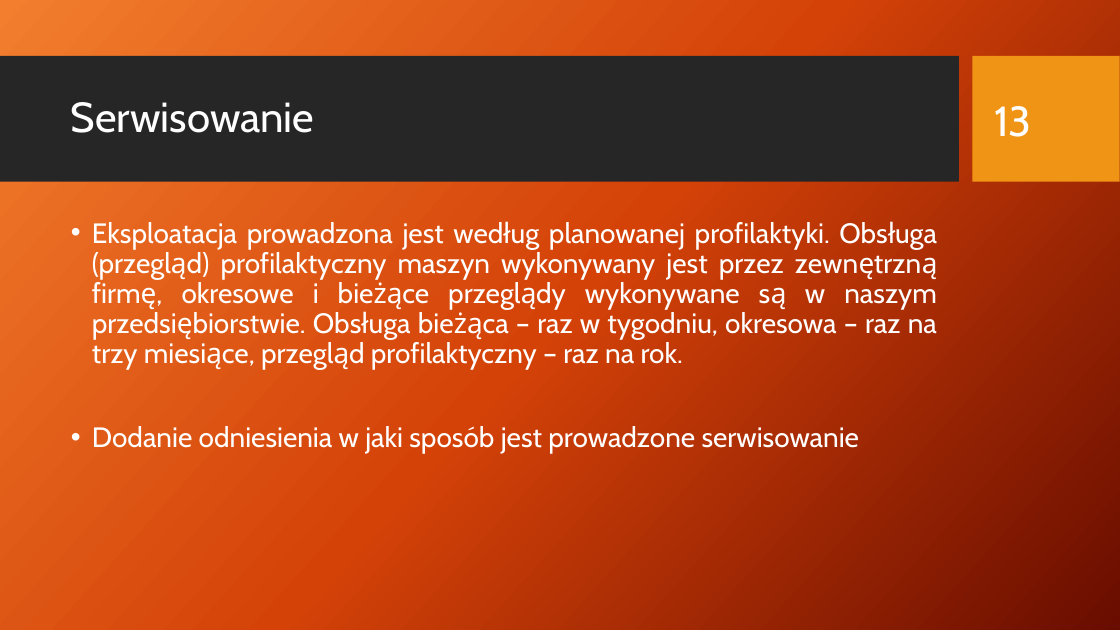
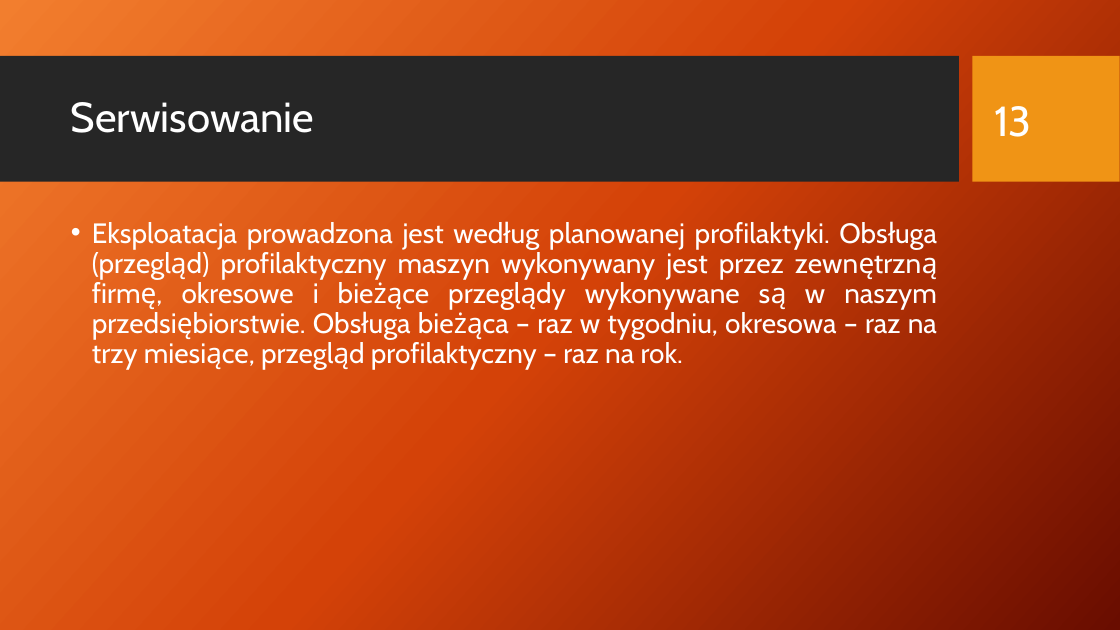
Before and after one commit to rudnickirobert/KWZP2021, a slide deck: slide 13 of Prezentacja_29.04.pptx. Drawn at 1120x630 pixels with LibreOffice and Linux fonts; fonts in the diff are those of the drawing; background and template pictures are left out. Boxes give left, top, right and bottom in pixels: in the first picture for what was removed or moved away, otherwise in the second. Text is boxed around its words. In the diff, an @@ line names an element or a change of style, - is before the commit and + after.

Commit message:
Wprowadzenie zmian w prezentacji : dodanie elementów, powiększenie

```diff
--- a/Prezentacja_29.04.pptx
+++ b/Prezentacja_29.04.pptx
@@ text at (92, 426, 860, 454): paragraph removed @@
-• Dodanie odniesienia w jaki sposób jest prowadzone serwisowanie
```
Also in this commit, not shown: 2 other slides changed, 2 slides added, 1 slide removed.
